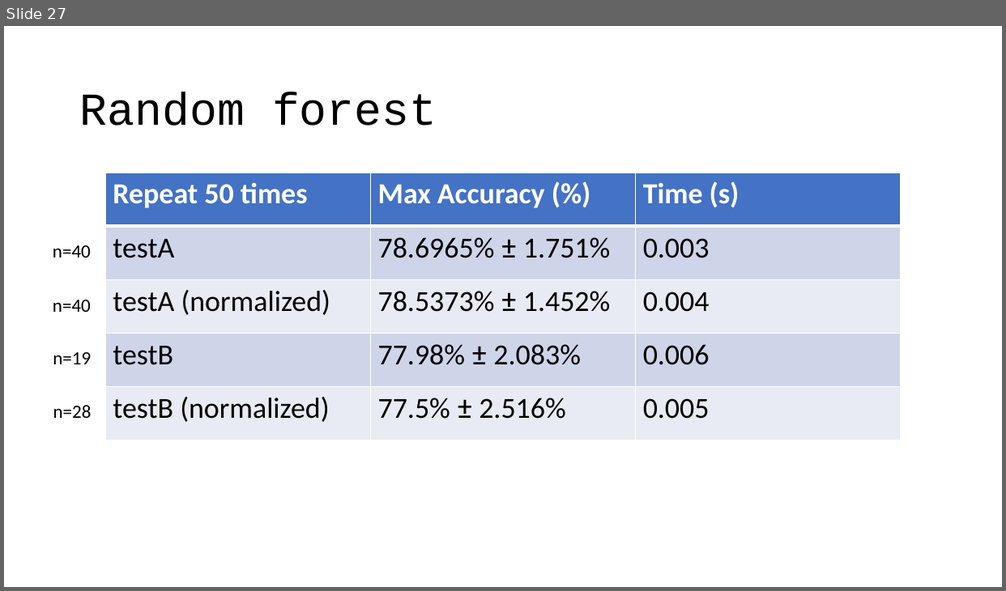
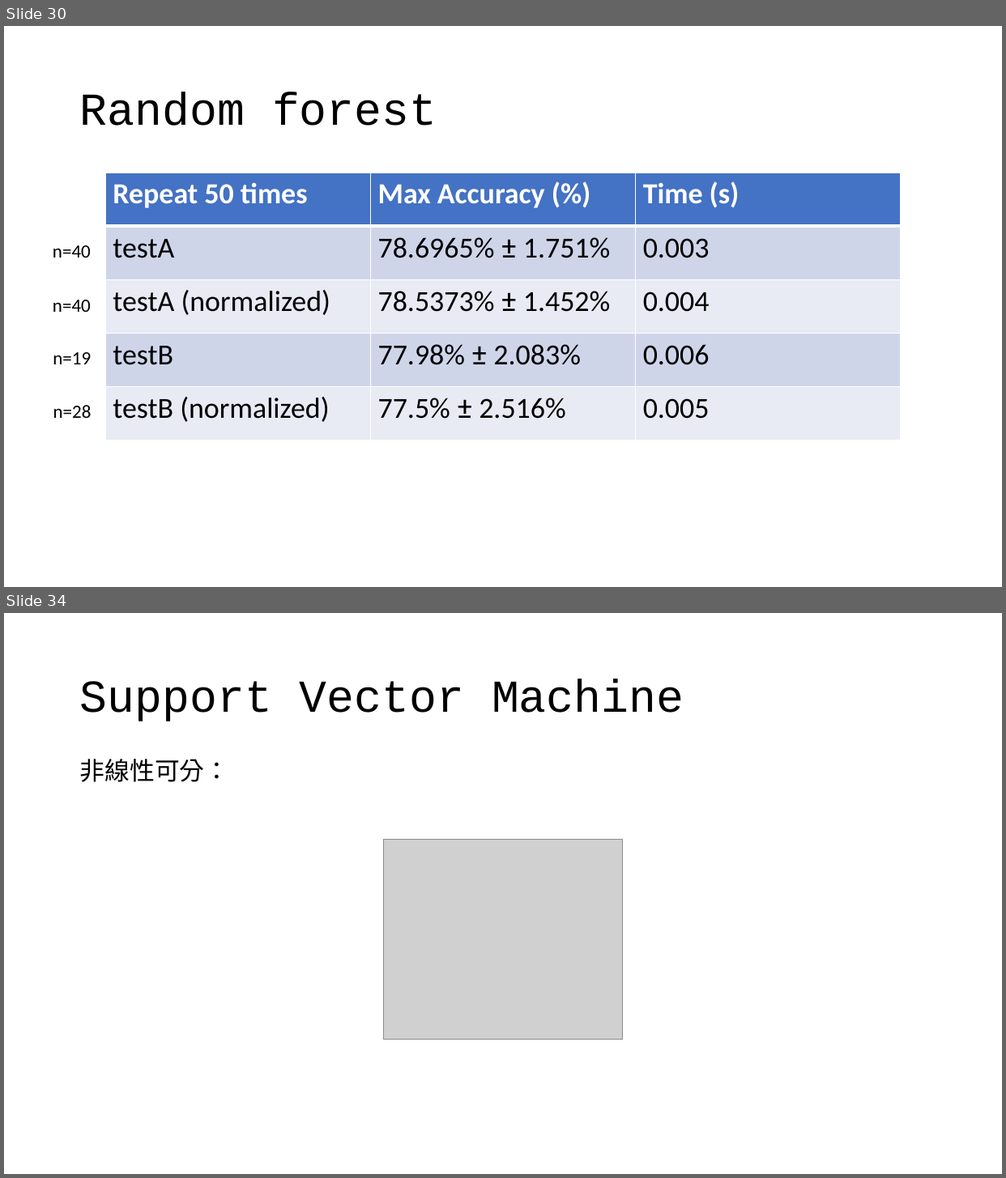
Before and after one commit to OEmiliatanO/CSE_data_mining, a slide deck: hw1/ppt/第八組.pptx. Shown one above the other, each under a label of ours: slide 27 before the commit, slides 30 and 34 after it; the slides between them are not shown. The pictures are 1006x591 and 1006x1178 pixels, drawn with LibreOffice and Linux fonts; fonts in the diff are those of the drawing; grey boxes stand for pictures. Boxes give left, top, right and bottom in pixels: in the first picture for what was removed or moved away, otherwise in the second. Text is boxed around its words. In the diff, an @@ line names an element or a change of style, - is before the commit and + after.

```diff
--- a/hw1/ppt/第八組.pptx
+++ b/hw1/ppt/第八組.pptx
@@ slide 34 added at (4, 613, 1002, 1174), background #FFFFFF @@
@@ title added at (80, 679, 684, 722), 44 pt, text #000000 @@
+Support Vector Machine
@@ text added at (80, 759, 230, 782), 24 pt, text #000000 @@
+非線性可分：
@@ picture added at (384, 839, 622, 1039) @@
@@ what was slide 27 is now slide 30 @@
```
Also in this commit, not shown: 13 other slides added.
